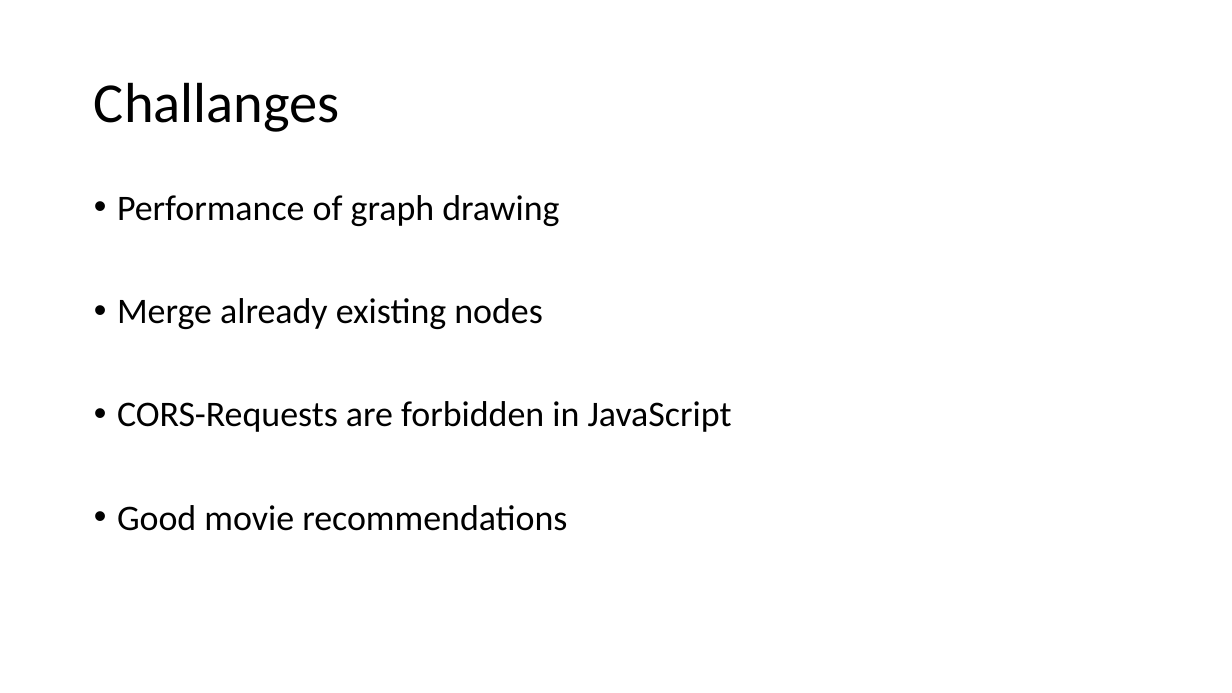
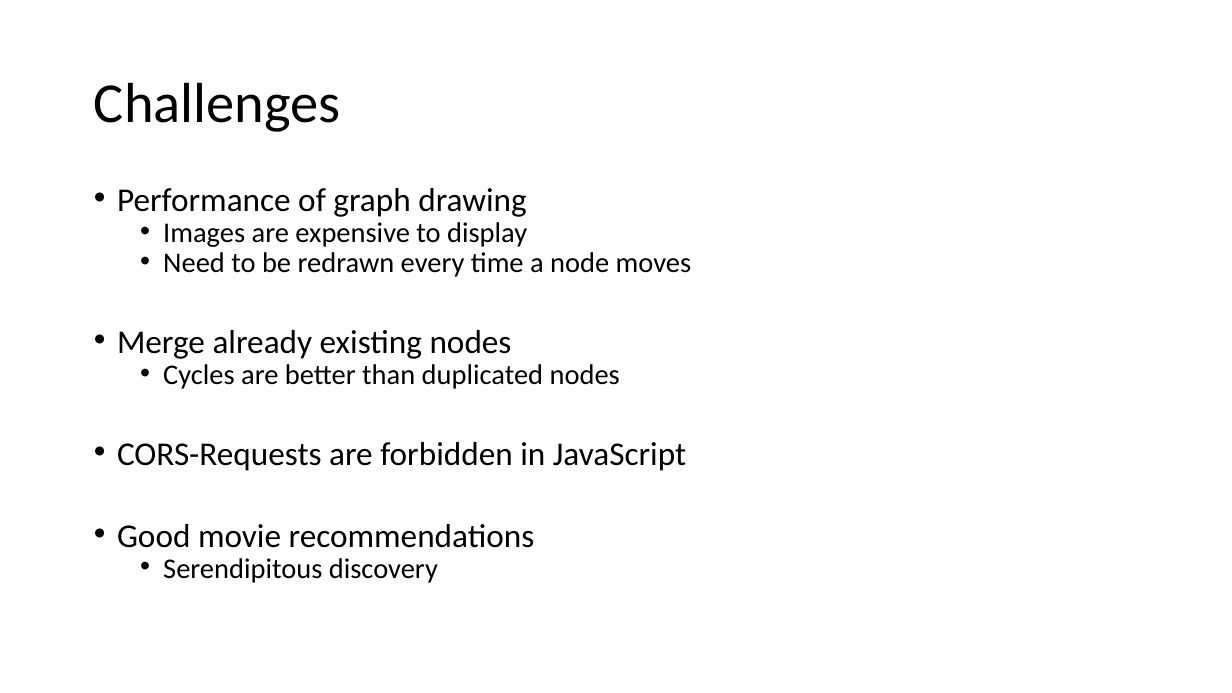
Before and after one commit to mathiasmoeller/LinkedMovieApp, a slide deck: slide 5 of Linked Movie Exploration Graph.pptx (slide 4 before the commit). Drawn at 1232x693 pixels with LibreOffice and Linux fonts; fonts in the diff are those of the drawing; background and template pictures are left out. Boxes give left, top, right and bottom in pixels: in the first picture for what was removed or moved away, otherwise in the second. Text is boxed around its words. In the diff, an @@ line names an element or a change of style, - is before the commit and + after.

Commit message:
Upload final pptx version

```diff
--- a/Linked Movie Exploration Graph.pptx
+++ b/Linked Movie Exploration Graph.pptx
@@ title at [94,82,341,132]: text changed @@
-Challanges
+Challenges
@@ text at [117,188,686,548]: size 28 to 25.9 pt in "Performance of graph drawing", "Merge already existing nodes", "CORS-Requests are forbidden in JavaScript", "Good movie recommendations"; line spacing 0.9 to 0.7 @@
@@ text at [163,222,692,277]: paragraphs added @@
+  • Images are expensive to display
+  • Need to be redrawn every time a node moves
@@ text at [163,364,620,389]: paragraph added @@
+  • Cycles are better than duplicated nodes
@@ text at [163,558,438,583]: paragraph added @@
+  • Serendipitous discovery
```
Also in this commit, not shown: 3 other slides changed, 1 slide added.
